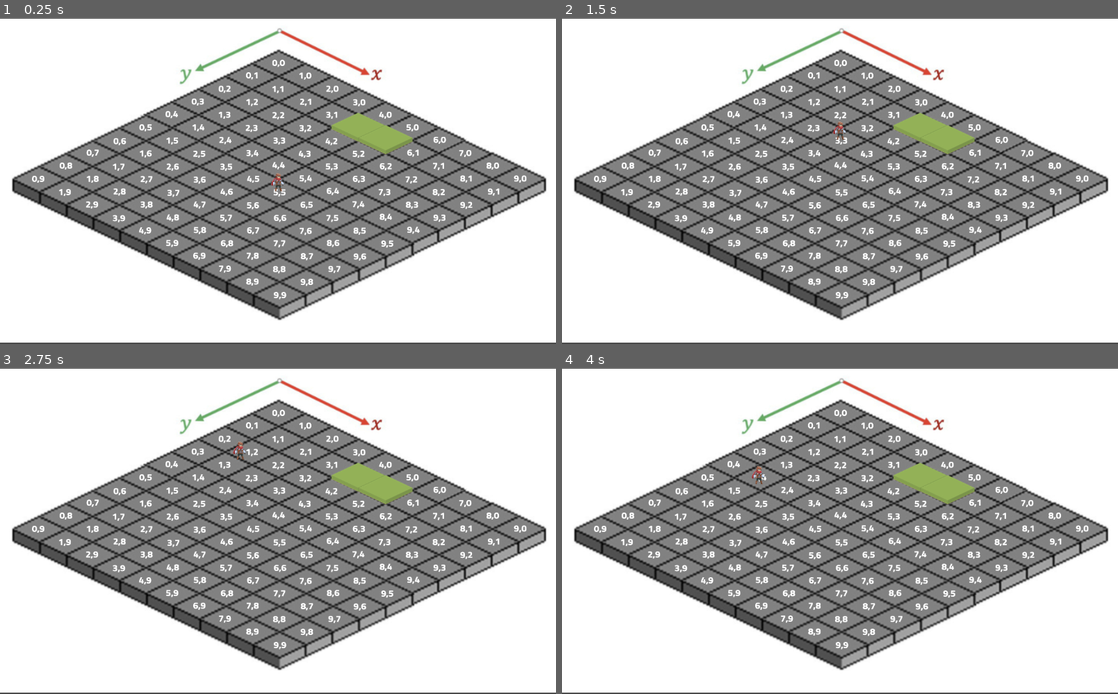
Above: before the commit, frames 1-4 (two rows, left to right).
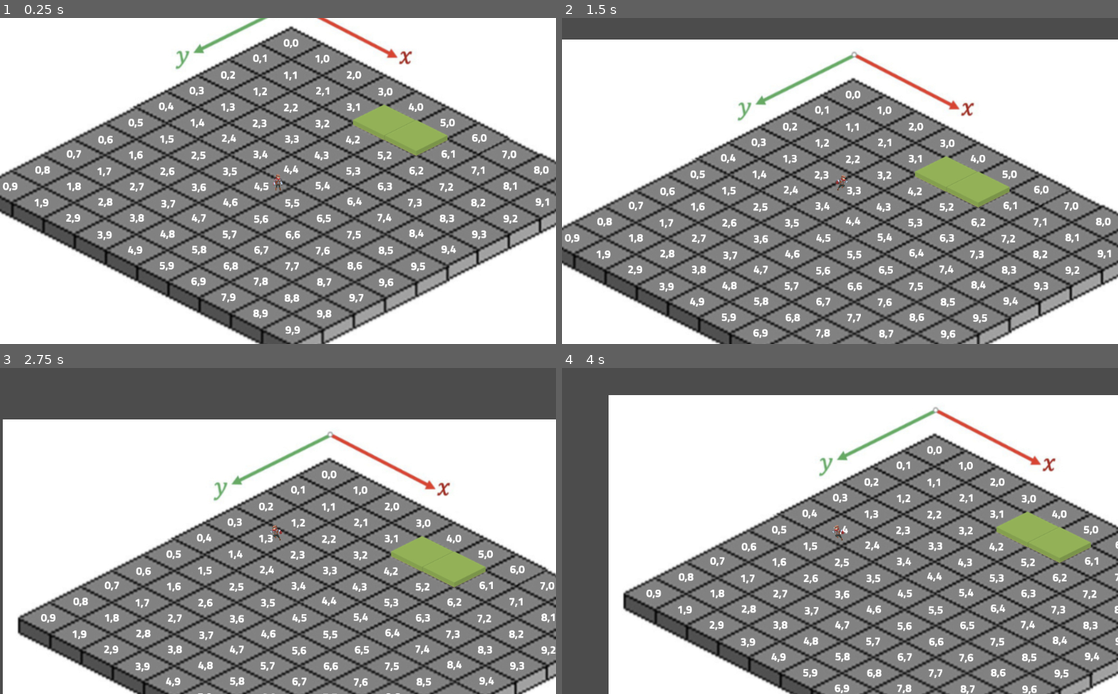
Above: after the commit, the same moments.

Repository: u1973231/Schadenfreude
Game: Godot game, scene res://scenes/Mapa.tscn
Same seed, same stepped clock (60 frames per second), same inputs: the game is played once before the commit and once after it. The project has no main scene, so this scene is started directly.
Inputs:
- Up to frame 1 (0.25 s): no input
- Up to frame 2 (1.5 s): tap Enter (ui_accept) at 0.5, 0.77, 0.8, 1.07, 1.35 s; hold Up (move_up) from 0.53 s (still down); tap F (interactue, bound only after the commit) at 0.6 s
- Up to frame 3 (2.75 s): tap Enter (ui_accept) at 1.52, 1.82, 2.3 s; tap F (interactue, bound only after the commit) at 1.55, 2.1 s; release Up (move_up) at 2.03 s; hold Left (move_left) from 2.03 s (still down)
- Up to frame 4 (4 s): tap F (interactue, bound only after the commit) at 2.85 s; tap Enter (ui_accept) at 3.02, 3.32, 3.6, 3.77 s; release Left (move_left) at 3.53 s; hold Down (move_down) from 3.53 s (still down)

The runs differ from the first frame. In frame 1, 40% of the frame differs, in the area x 0-100%, y 0-100%; in frame 2, 55%; in frame 3, 68%; in frame 4, 64%.

Commit message:
Sistema de dialogo impelmentado

Diff:
--- /dev/null
+++ b/dialogs/Dialogo0.json
@@ -0,0 +1,5 @@
+[
+    {"Name": "Gato","Emotion":"", "Text":"Hola, soy un gato. ¿Quieres que te parta la cara ? \n ¿Porque no? \n Sera divertido. Tu sufres, yo no "},
+    {"Name": "Gato","Emotion":"_psicopata", "Text":"Bueno pues eso que voy a partirte la cara :3"}
+
+]
--- /dev/null
+++ b/dialogs/Dialogo1.json
@@ -0,0 +1,5 @@
+[
+    {"Name": "El Pato Porrero","Emotion":"", "Text":"Buenas tardes buen hombre. "},
+    {"Name": "El Pato Porrero","Emotion":"", "Text":"¿Quiere usted un porro?"}
+
+]
--- a/project.godot
+++ b/project.godot
@@ -12,6 +12,10 @@
 
 config/name="Schadenfreude"
 config/icon="res://icon.png"
+
+[autoload]
+
+ScrGlobal="*res://scripts/scr_global.gd"
 
 [display]
 
@@ -41,6 +45,11 @@
 "events": [ Object(InputEventKey,"resource_local_to_scene":false,"resource_name":"","device":0,"alt":false,"shift":false,"control":false,"meta":false,"command":false,"pressed":false,"scancode":0,"physical_scancode":16777233,"unicode":0,"echo":false,"script":null)
  ]
 }
+interactue={
+"deadzone": 0.5,
+"events": [ Object(InputEventKey,"resource_local_to_scene":false,"resource_name":"","device":0,"alt":false,"shift":false,"control":false,"meta":false,"command":false,"pressed":false,"scancode":0,"physical_scancode":70,"unicode":0,"echo":false,"script":null)
+ ]
+}
 
 [physics]
 
--- /dev/null
+++ b/scenes/DialogBox.tscn
@@ -0,0 +1,78 @@
+[gd_scene load_steps=5 format=2]
+
+[ext_resource path="res://scripts/scr_DialogBox.gd" type="Script" id=1]
+[ext_resource path="res://textures/avatares/gato.png" type="Texture" id=2]
+
+[sub_resource type="Animation" id=1]
+length = 0.001
+tracks/0/type = "value"
+tracks/0/path = NodePath(".:position")
+tracks/0/interp = 1
+tracks/0/loop_wrap = true
+tracks/0/imported = false
+tracks/0/enabled = true
+tracks/0/keys = {
+"times": PoolRealArray( 0 ),
+"transitions": PoolRealArray( 1 ),
+"update": 0,
+"values": [ Vector2( 658, 83 ) ]
+}
+
+[sub_resource type="Animation" id=2]
+resource_name = "indicator"
+length = 0.8
+loop = true
+tracks/0/type = "value"
+tracks/0/path = NodePath(".:position")
+tracks/0/interp = 1
+tracks/0/loop_wrap = true
+tracks/0/imported = false
+tracks/0/enabled = true
+tracks/0/keys = {
+"times": PoolRealArray( 0, 0.4 ),
+"transitions": PoolRealArray( 1, 1 ),
+"update": 0,
+"values": [ Vector2( 658, 83 ), Vector2( 658, 87 ) ]
+}
+
+[node name="Dialog Box" type="ColorRect"]
+margin_right = 679.0
+margin_bottom = 102.0
+color = Color( 0.192157, 0.192157, 0.192157, 1 )
+script = ExtResource( 1 )
+
+[node name="content" type="Node2D" parent="."]
+position = Vector2( 3, 2 )
+__meta__ = {
+"_edit_group_": true
+}
+
+[node name="Name" type="RichTextLabel" parent="content"]
+margin_right = 683.0
+margin_bottom = 104.0
+text = "Saray"
+
+[node name="Text" type="RichTextLabel" parent="content"]
+margin_left = 8.0
+margin_top = 18.0
+margin_right = 676.0
+margin_bottom = 96.0
+text = "Hola, me llamo Saray. ¿Quieres que te parta la cara ?
+¿Porque no? Sera divertido. Tu sufres yo no "
+fit_content_height = true
+
+[node name="Indicator" type="Polygon2D" parent="content"]
+position = Vector2( 658, 83 )
+polygon = PoolVector2Array( -6, -5, 5, -5, 0, 8 )
+
+[node name="AnimationPlayer" type="AnimationPlayer" parent="content/Indicator"]
+anims/RESET = SubResource( 1 )
+anims/indicator = SubResource( 2 )
+
+[node name="Portrait" type="Sprite" parent="content"]
+position = Vector2( 50, -48 )
+scale = Vector2( 0.332031, 0.332031 )
+texture = ExtResource( 2 )
+
+[node name="Timer" type="Timer" parent="content"]
+one_shot = true
--- /dev/null
+++ b/scenes/DialogSystem.tscn
@@ -0,0 +1,7 @@
+[gd_scene load_steps=2 format=2]
+
+[ext_resource path="res://scenes/DialogBox.tscn" type="PackedScene" id=1]
+
+[node name="Dialogo" type="Node2D"]
+
+[node name="Dialog Box" parent="." instance=ExtResource( 1 )]
--- /dev/null
+++ b/scenes/DialogTriger.tscn
@@ -0,0 +1,21 @@
+[gd_scene load_steps=3 format=2]
+
+[ext_resource path="res://scripts/src_dialogStart.gd" type="Script" id=1]
+
+[sub_resource type="RectangleShape2D" id=1]
+extents = Vector2( 31.5482, 28.4413 )
+
+[node name="DialogTriger" type="Node2D"]
+position = Vector2( 1, 2 )
+script = ExtResource( 1 )
+__meta__ = {
+"_edit_group_": true
+}
+
+[node name="Area2D" type="Area2D" parent="."]
+
+[node name="CollisionShape2D" type="CollisionShape2D" parent="Area2D"]
+shape = SubResource( 1 )
+
+[connection signal="body_entered" from="Area2D" to="." method="_on_Area2D_body_entered"]
+[connection signal="body_exited" from="Area2D" to="." method="_on_Area2D_body_exited"]
--- a/scenes/Mapa.tscn
+++ b/scenes/Mapa.tscn
@@ -1,11 +1,24 @@
-[gd_scene load_steps=3 format=2]
+[gd_scene load_steps=4 format=2]
 
 [ext_resource path="res://textures/map-cells.jpg" type="Texture" id=1]
 [ext_resource path="res://scenes/Player.tscn" type="PackedScene" id=2]
+[ext_resource path="res://scenes/DialogTriger.tscn" type="PackedScene" id=3]
 
-[node name="Map-cells" type="Sprite"]
-position = Vector2( 512.5, 299 )
-scale = Vector2( 0.855833, 0.808684 )
+[node name="Map-cells" type="Node2D"]
+
+[node name="Map-cells" type="Sprite" parent="."]
+position = Vector2( 535, 311 )
+scale = Vector2( 1, 1 )
 texture = ExtResource( 1 )
 
 [node name="Player" parent="." instance=ExtResource( 2 )]
+position = Vector2( 511.56, 297.646 )
+scale = Vector2( 1, 1 )
+
+[node name="DialogTriger" parent="." instance=ExtResource( 3 )]
+position = Vector2( 825, 245 )
+dialogPath = "res://dialogs/Dialogo0.json"
+
+[node name="DialogTriger2" parent="." instance=ExtResource( 3 )]
+position = Vector2( 358, 242 )
+dialogPath = "res://dialogs/Dialogo1.json"
--- a/scenes/Player.tscn
+++ b/scenes/Player.tscn
@@ -1,18 +1,76 @@
-[gd_scene load_steps=4 format=2]
+[gd_scene load_steps=7 format=2]
 
 [ext_resource path="res://sprites/spr_player.png" type="Texture" id=1]
 [ext_resource path="res://scripts/scr_player.gd" type="Script" id=2]
 
 [sub_resource type="CapsuleShape2D" id=1]
 
-[node name="Player" type="KinematicBody2D"]
-scale = Vector2( 1.4, 1.4 )
+[sub_resource type="Animation" id=2]
+length = 0.001
+tracks/0/type = "value"
+tracks/0/path = NodePath("Sprite:frame")
+tracks/0/interp = 1
+tracks/0/loop_wrap = true
+tracks/0/imported = false
+tracks/0/enabled = true
+tracks/0/keys = {
+"times": PoolRealArray( 0 ),
+"transitions": PoolRealArray( 1 ),
+"update": 0,
+"values": [ 8 ]
+}
+
+[sub_resource type="Animation" id=3]
+resource_name = "idle"
+loop = true
+tracks/0/type = "value"
+tracks/0/path = NodePath("Sprite:frame")
+tracks/0/interp = 1
+tracks/0/loop_wrap = true
+tracks/0/imported = false
+tracks/0/enabled = true
+tracks/0/keys = {
+"times": PoolRealArray( 0, 0.2, 0.5, 0.8 ),
+"transitions": PoolRealArray( 1, 1, 1, 1 ),
+"update": 1,
+"values": [ 0, 1, 2, 3 ]
+}
+
+[sub_resource type="Animation" id=4]
+resource_name = "walk"
+length = 0.62
+loop = true
+tracks/0/type = "value"
+tracks/0/path = NodePath("Sprite:frame")
+tracks/0/interp = 1
+tracks/0/loop_wrap = true
+tracks/0/imported = false
+tracks/0/enabled = true
+tracks/0/keys = {
+"times": PoolRealArray( 0, 0.1, 0.2, 0.3, 0.4, 0.5 ),
+"transitions": PoolRealArray( 1, 1, 1, 1, 1, 1 ),
+"update": 1,
+"values": [ 8, 9, 10, 11, 12, 13 ]
+}
+
+[node name="Player" type="KinematicBody2D" groups=["player"]]
+scale = Vector2( 2, 2 )
 script = ExtResource( 2 )
+
+[node name="Sprite" type="Sprite" parent="."]
+scale = Vector2( 1, 1 )
+texture = ExtResource( 1 )
+hframes = 7
+vframes = 11
+frame = 8
 
 [node name="CollisionShape2D" type="CollisionShape2D" parent="."]
 shape = SubResource( 1 )
 
-[node name="Sprite" type="Sprite" parent="CollisionShape2D"]
-texture = ExtResource( 1 )
-hframes = 7
-vframes = 11
+[node name="Camera2D" type="Camera2D" parent="."]
+current = true
+
+[node name="AnimationPlayer" type="AnimationPlayer" parent="."]
+anims/RESET = SubResource( 2 )
+anims/idle = SubResource( 3 )
+anims/walk = SubResource( 4 )
--- /dev/null
+++ b/scripts/scr_DialogBox.gd
@@ -0,0 +1,67 @@
+extends ColorRect
+
+
+#Variables exportadas
+export var dialogPath = ""
+export(float) var textSpeed = 0.05
+
+var dialog
+
+var phraseNum = 0
+var finished = false
+
+func _ready():
+	dialogPath = ScrGlobal.currenDialogPath
+	$content/Timer.wait_time = textSpeed
+	dialog = getDialog()
+	assert(dialog, "Dialogo no encontrado")
+	nextPhrase()
+	pass
+
+func _process(delta):
+	if Input.is_action_just_pressed("ui_accept"):
+		if finished:
+			nextPhrase()
+		else:
+			$content/Text.visible_characters = len($content/Text.text)
+
+func getDialog() -> Array:
+	var f = File.new()
+	assert(f.file_exists(dialogPath),"El path del dialogo no existe")
+
+	f.open(dialogPath, File.READ)
+	var json = f.get_as_text()
+
+	var output = parse_json(json)
+
+	if typeof(output) == TYPE_ARRAY:
+		return output
+	else:
+		return []
+
+func nextPhrase() -> void:
+	if phraseNum >= len(dialog):
+		queue_free()
+		return
+	finished = false
+	$content/Name.bbcode_text = dialog[phraseNum]["Name"]
+	$content/Text.bbcode_text = dialog[phraseNum]["Text"]
+
+	$content/Text.visible_characters = 0
+
+	var f = File.new()
+	var img = "res://textures/avatares/" + dialog[phraseNum]["Name"] + dialog[phraseNum]["Emotion"] + ".png"
+	print(img)
+	if f.file_exists(img):
+		$content/Portrait.texture = load(img)
+	else: $content/Portrait.texture = null
+
+	while $content/Text.visible_characters < len($content/Text.text):
+		$content/Text.visible_characters += 1
+
+		$content/Timer.start()
+		yield($content/Timer,"timeout")
+
+	finished = true
+	phraseNum += 1
+	return
--- /dev/null
+++ b/scripts/scr_global.gd
@@ -0,0 +1,15 @@
+extends Node
+
+
+#Variales Globales
+var currenDialogPath = ""
+
+
+# Called when the node enters the scene tree for the first time.
+func _ready():
+	pass # Replace with function body.
+
+
+# Called every frame. 'delta' is the elapsed time since the previous frame.
+#func _process(delta):
+#	pass
--- a/scripts/scr_player.gd
+++ b/scripts/scr_player.gd
@@ -24,3 +24,15 @@
 	vecMov.y /= 2
 	vecMov = vecMov.normalized() * velocidad
 	move_and_slide(vecMov)
+
+	#Animaciones
+	if vecMov.x > 0:
+		$AnimationPlayer.play("walk")
+		$Sprite.flip_h = false
+	elif vecMov.x < 0:
+		$AnimationPlayer.play("walk")
+		$Sprite.flip_h = true
+	elif vecMov.y != 0:
+		$AnimationPlayer.play("walk")
+	else:
+		$AnimationPlayer.play("idle")
--- /dev/null
+++ b/scripts/src_dialogStart.gd
@@ -0,0 +1,32 @@
+extends Node
+
+export var dialogPath = ""
+
+var playerIn = false
+var dialog
+
+# Called when the node enters the scene tree for the first time.
+func _ready():
+	dialog = preload("res://scenes/DialogSystem.tscn")
+	pass # Replace with function body.
+
+func _process(delta):
+	if Input.is_action_just_pressed("interactue") and playerIn:
+		ScrGlobal.currenDialogPath = dialogPath
+		var scene = dialog.instance()
+		scene.position = Vector2(-400,150)
+		var padre = get_parent()
+		padre.get_child(1).add_child(scene)
+		print("hola")
+
+
+
+func _on_Area2D_body_entered(body):
+	if body.is_in_group("player"):
+		playerIn = true
+
+
+
+func _on_Area2D_body_exited(body):
+	if body.is_in_group("player"):
+		playerIn = false
Binary file added: textures/avatares/El Pato Porrero.png
Not shown, added: textures/avatares/El Pato Porrero.png.import
Binary file added: textures/avatares/gato.png
Not shown, added: textures/avatares/gato.png.import
Binary file added: textures/avatares/gato_psicopata.png
Not shown, added: textures/avatares/gato_psicopata.png.import
